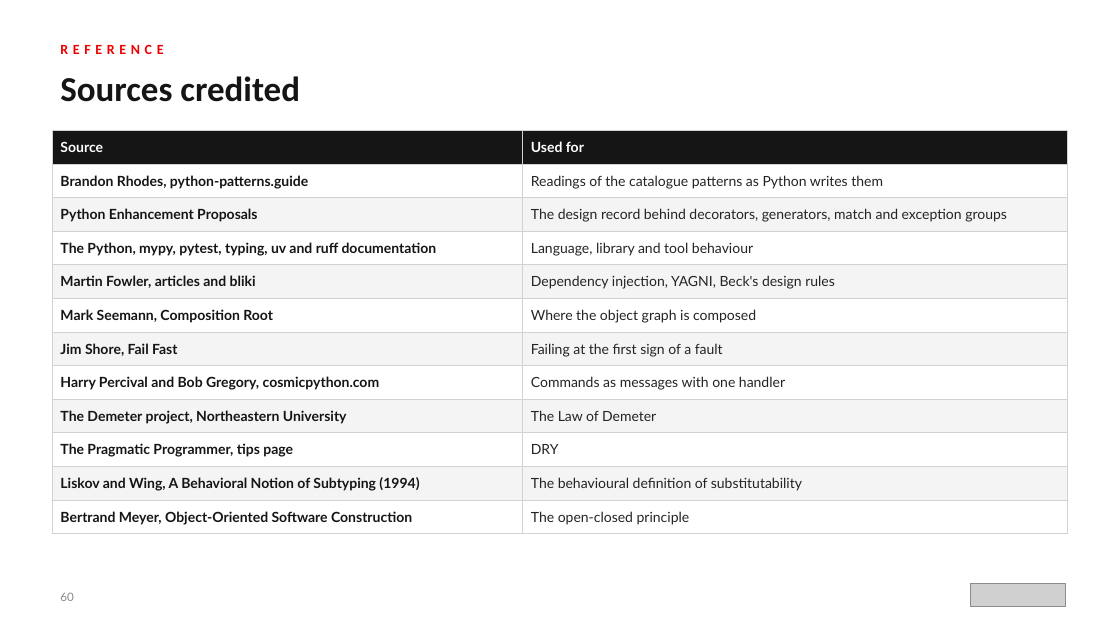
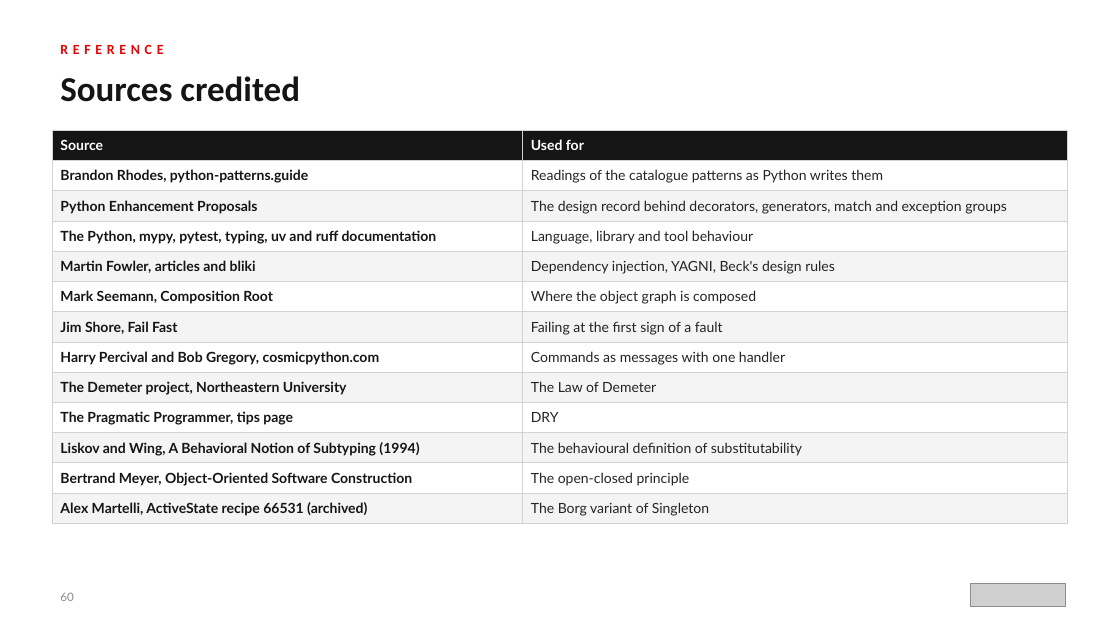
Before and after one commit to patterncatalyst/design-patterns-with-python, a slide deck: slide 60 of presentation/design-patterns-with-python-101-patterns-and-solid.pptx. Drawn at 1120x630 pixels with LibreOffice and Linux fonts; fonts in the diff are those of the drawing; grey boxes stand for pictures. Boxes give left, top, right and bottom in pixels: in the first picture for what was removed or moved away, otherwise in the second. Text is boxed around its words. In the diff, an @@ line names an element or a change of style, - is before the commit and + after.

```diff
--- a/presentation/design-patterns-with-python-101-patterns-and-solid.pptx
+++ b/presentation/design-patterns-with-python-101-patterns-and-solid.pptx
@@ table at bbox=[52, 130, 1068, 520] @@
+row 13: Alex Martelli, ActiveState recipe 66531 (archived) | The Borg variant of Singleton
```
Also in this commit, not shown: 11 other slides changed, 9 other files.
